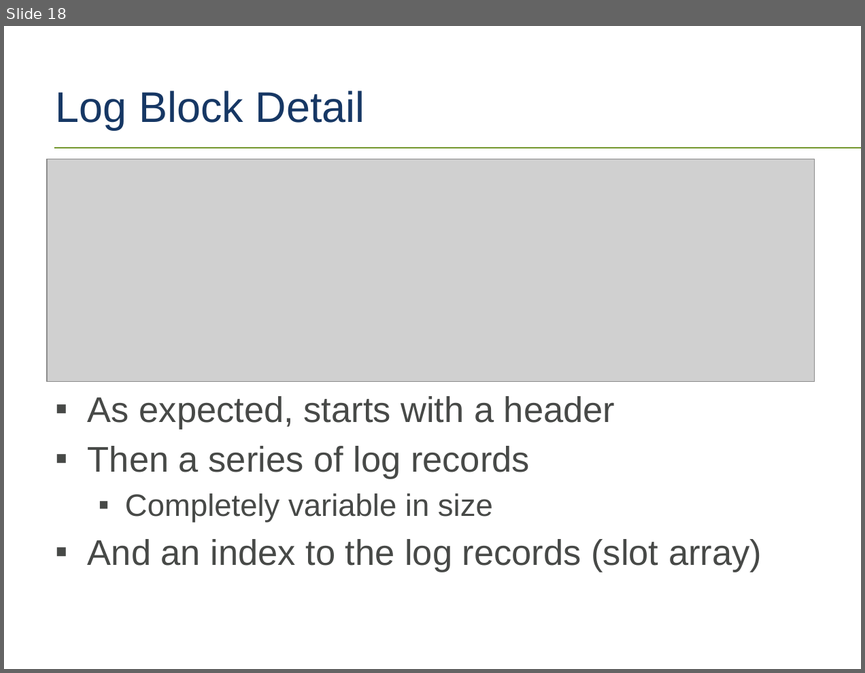
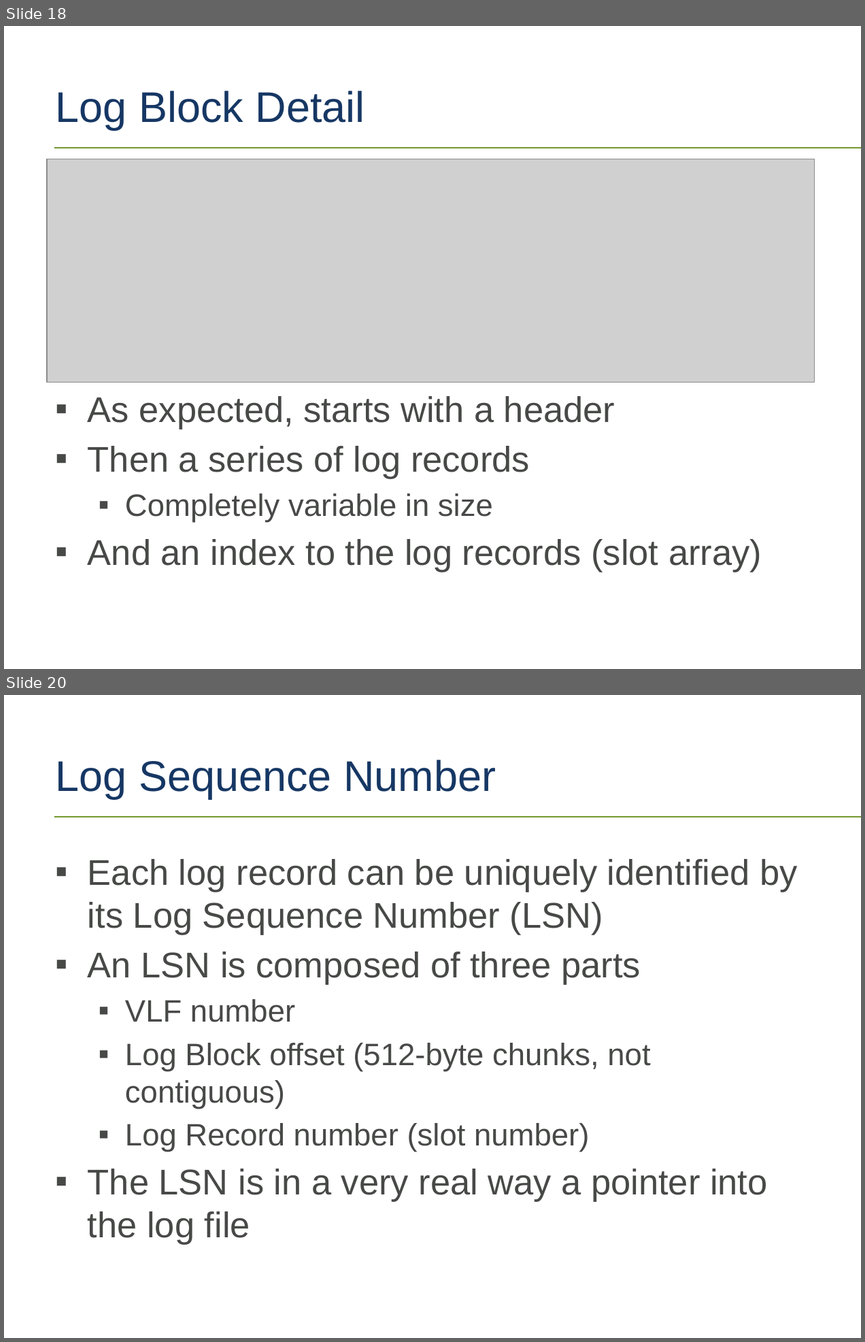
Before and after one commit to tf3604/LogFilePresentation, a slide deck: TransactionLog.pptx. Shown one above the other, each under a label of ours: slide 18 before the commit, slides 18 and 20 after it; the slides between them are not shown. The pictures are 865x673 and 865x1342 pixels, drawn with LibreOffice and Linux fonts; fonts in the diff are those of the drawing; grey boxes stand for pictures; background and template pictures are left out. Boxes give left, top, right and bottom in pixels: in the first picture for what was removed or moved away, otherwise in the second. Text is boxed around its words. In the diff, an @@ line names an element or a change of style, - is before the commit and + after.

```diff
--- a/TransactionLog.pptx
+++ b/TransactionLog.pptx
@@ slide 20 added at (4,695,861,1338), background #FFFFFF; not listed: 1 template element that a slide beside it also shows @@
@@ title added at (56,760,496,799), 36 pt, text #163764 @@
+Log Sequence Number
@@ text added at (88,859,797,1244), 30 pt, text #474947 @@
+▪ Each log record can be uniquely identified by its Log Sequence Number (LSN)
+▪ An LSN is composed of three parts
+  ▪ VLF number
+  ▪ Log Block offset (512-byte chunks, not contiguous)
+  ▪ Log Record number (slot number)
+▪ The LSN is in a very real way a pointer into the log file
```
Also in this commit, not shown: 1 slide changed, 5 other slides added, 1 other file.
